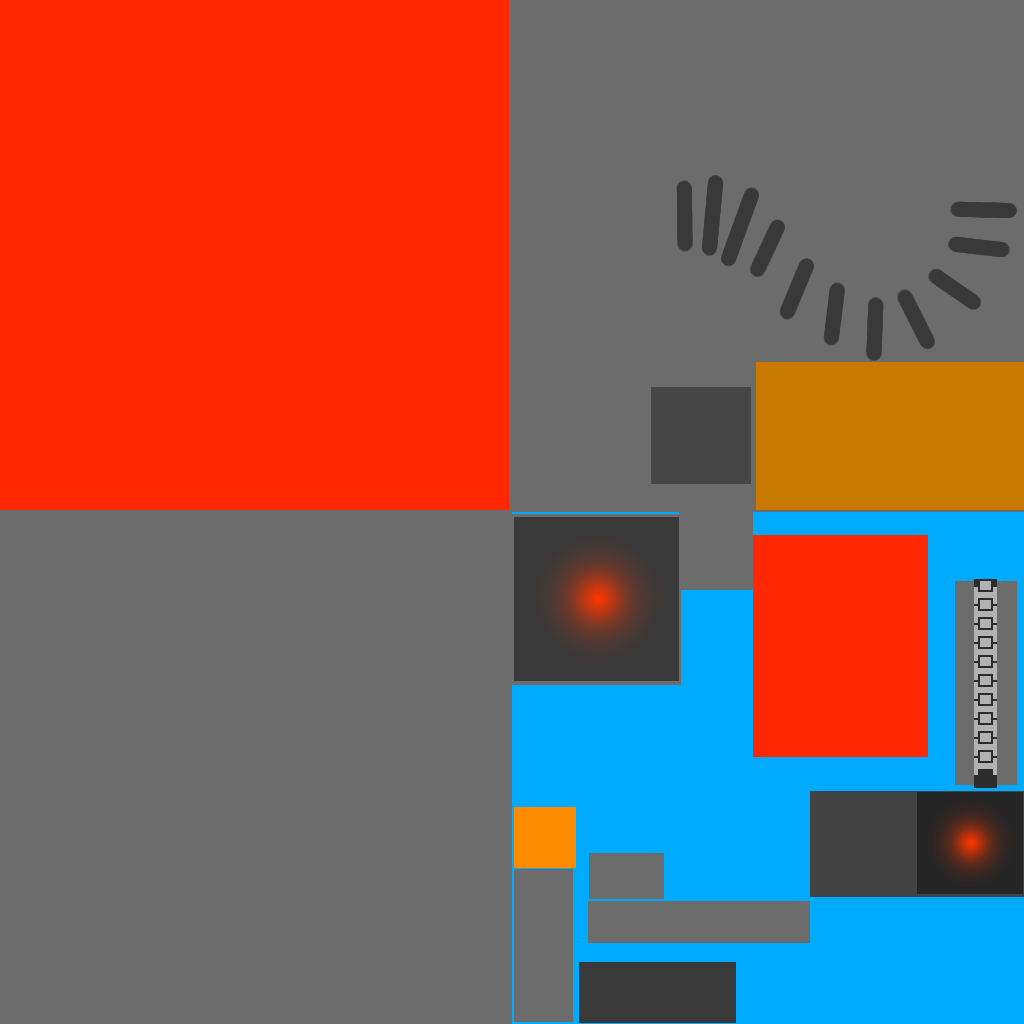
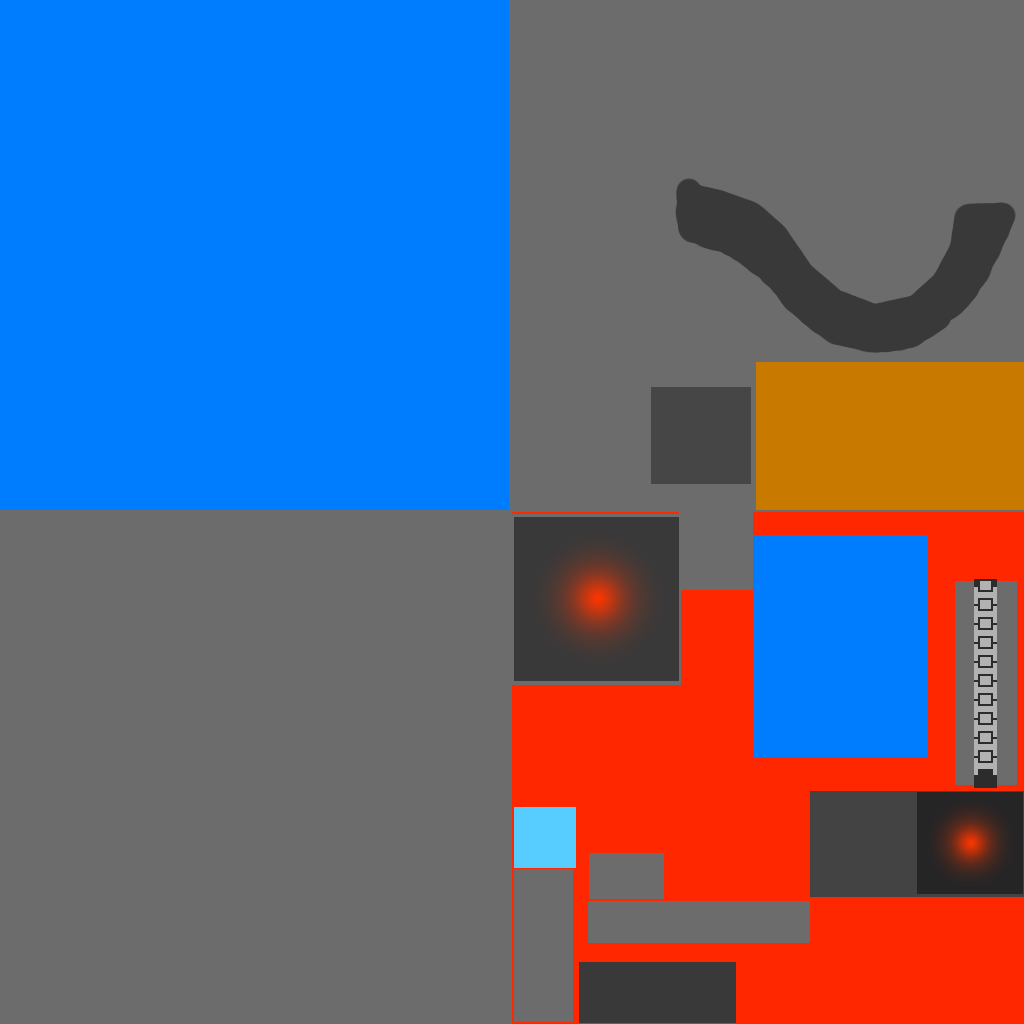
Revision of a layered 1024 x 1024 image; what changed, layer by layer:
added layer "Hoses copy" above "Shell" over [675, 178, 1016, 353]
painted on "Shell" over [676, 175, 1017, 361]
renamed "DT" to "Barrel", painted on it over [925, 579, 1017, 791]
painted on "Detailing 1" over [514, 807, 576, 868]
moved "Primary 1" into group "Red" over [0, 0, 928, 757]
moved "Secondary 1" into group "Red" over [512, 512, 1024, 1024]
added group "Blue" with 3 layers above "Background" over [0, 0, 1024, 1024]
renamed "Detailing 2" to "Smasher 2", showed it, moved it into group "Blue" over [514, 807, 576, 868]
showed "Primary 2", moved it into group "Blue" over [0, 0, 928, 757]
showed "Secondary 2", moved it into group "Blue" over [512, 512, 1024, 1024]
